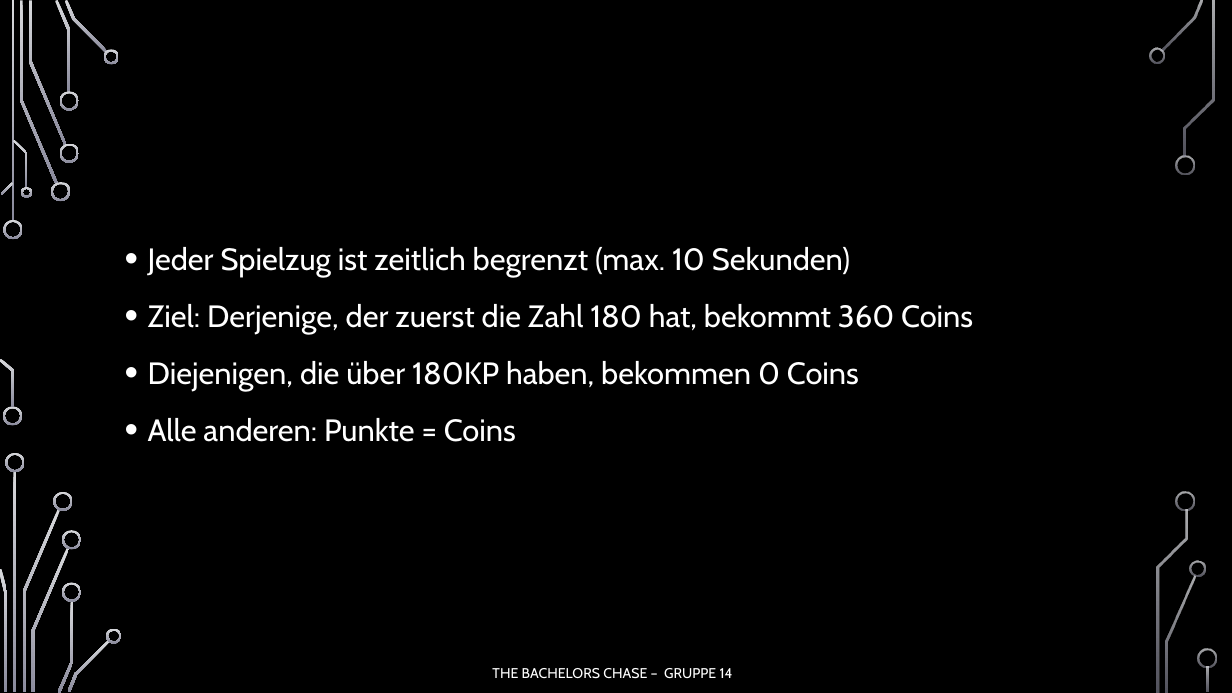
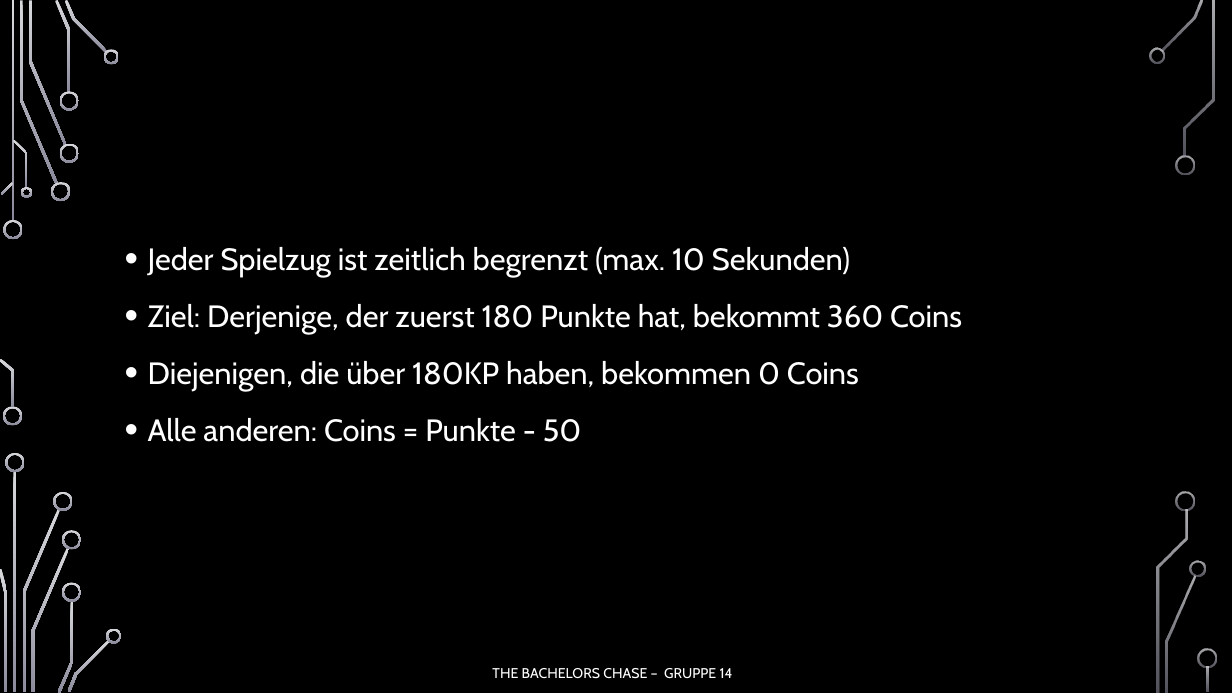
Before and after one commit to jnussbaum/TheBachelorsChaseGame, a slide deck: slide 3 of documents/Meilensteine/Meilenstein V/Meilenstein_5_Präsentation.pptx. Drawn at 1232x693 pixels with LibreOffice and Linux fonts; fonts in the diff are those of the drawing; background and template pictures are left out. Boxes give left, top, right and bottom in pixels: in the first picture for what was removed or moved away, otherwise in the second. Text is boxed around its words. In the diff, an @@ line names an element or a change of style, - is before the commit and + after.

```diff
--- a/documents/Meilensteine/Meilenstein V/Meilenstein_5_Präsentation.pptx
+++ b/documents/Meilensteine/Meilenstein V/Meilenstein_5_Präsentation.pptx
@@ text at (x1=148, y1=304, x2=962, y2=334): text changed @@
-• Ziel: Derjenige, der zuerst die Zahl 180 hat, bekommt 360 Coins
+• Ziel: Derjenige, der zuerst 180 Punkte hat, bekommt 360 Coins
@@ text at (x1=148, y1=418, x2=582, y2=442): text changed @@
-• Alle anderen: Punkte = Coins
+• Alle anderen: Coins = Punkte - 50
```
Also in this commit, not shown: 5 other slides changed, 1 slide added.
